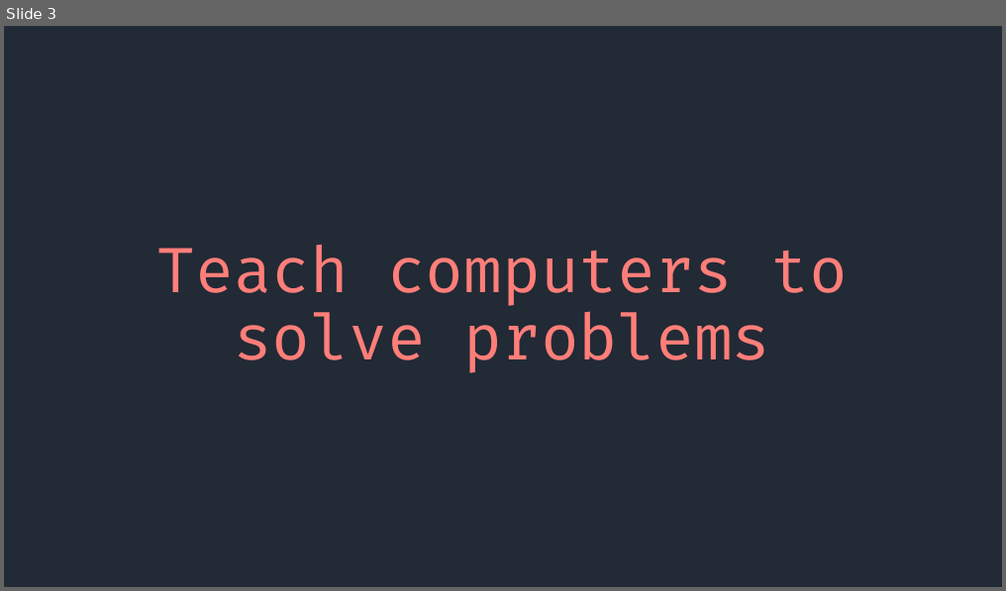
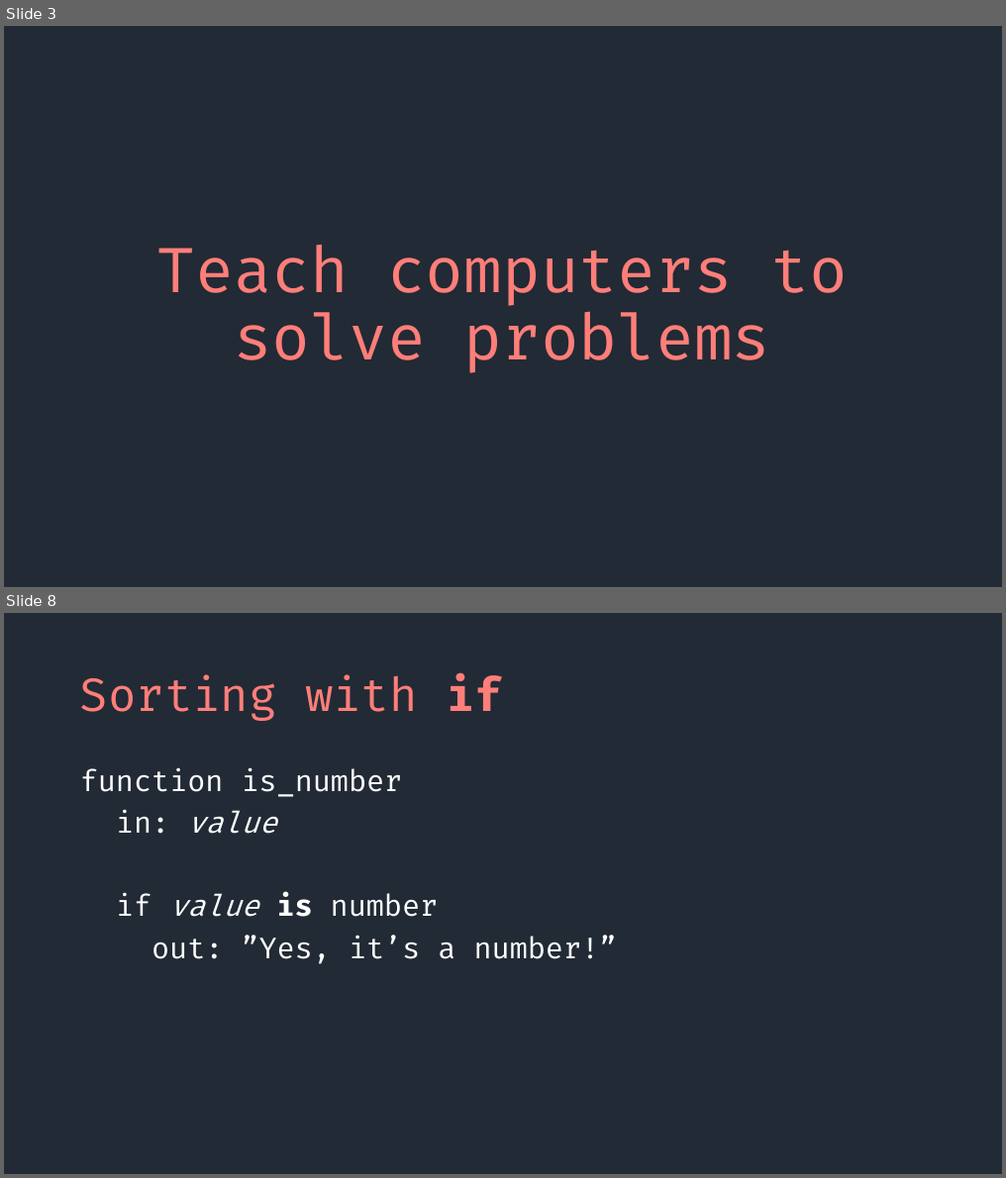
Before and after one commit to SeanMcP/college-career-day, a slide deck: presentation.pptx. Shown one above the other, each under a label of ours: slide 3 before the commit, slides 3 and 8 after it; the slides between them are not shown. The pictures are 1006x591 and 1006x1178 pixels, drawn with LibreOffice and Linux fonts; fonts in the diff are those of the drawing. Boxes give left, top, right and bottom in pixels: in the first picture for what was removed or moved away, otherwise in the second. Text is boxed around its words. In the diff, an @@ line names an element or a change of style, - is before the commit and + after.

```diff
--- a/presentation.pptx
+++ b/presentation.pptx
@@ slide 8 added at (x1=4, y1=613, x2=1002, y2=1174), background #222A35 @@
@@ title added at (x1=80, y1=674, x2=503, y2=721), 44 pt, text #FF7E79 @@
+Sorting with if
@@ text added at (x1=80, y1=767, x2=618, y2=964), 28 pt, text #FFFFFF @@
+function is_number
+in: value
+if value is number
+out: ”Yes, it’s a number!”
```
Also in this commit, not shown: 9 other slides added, 1 other file.
